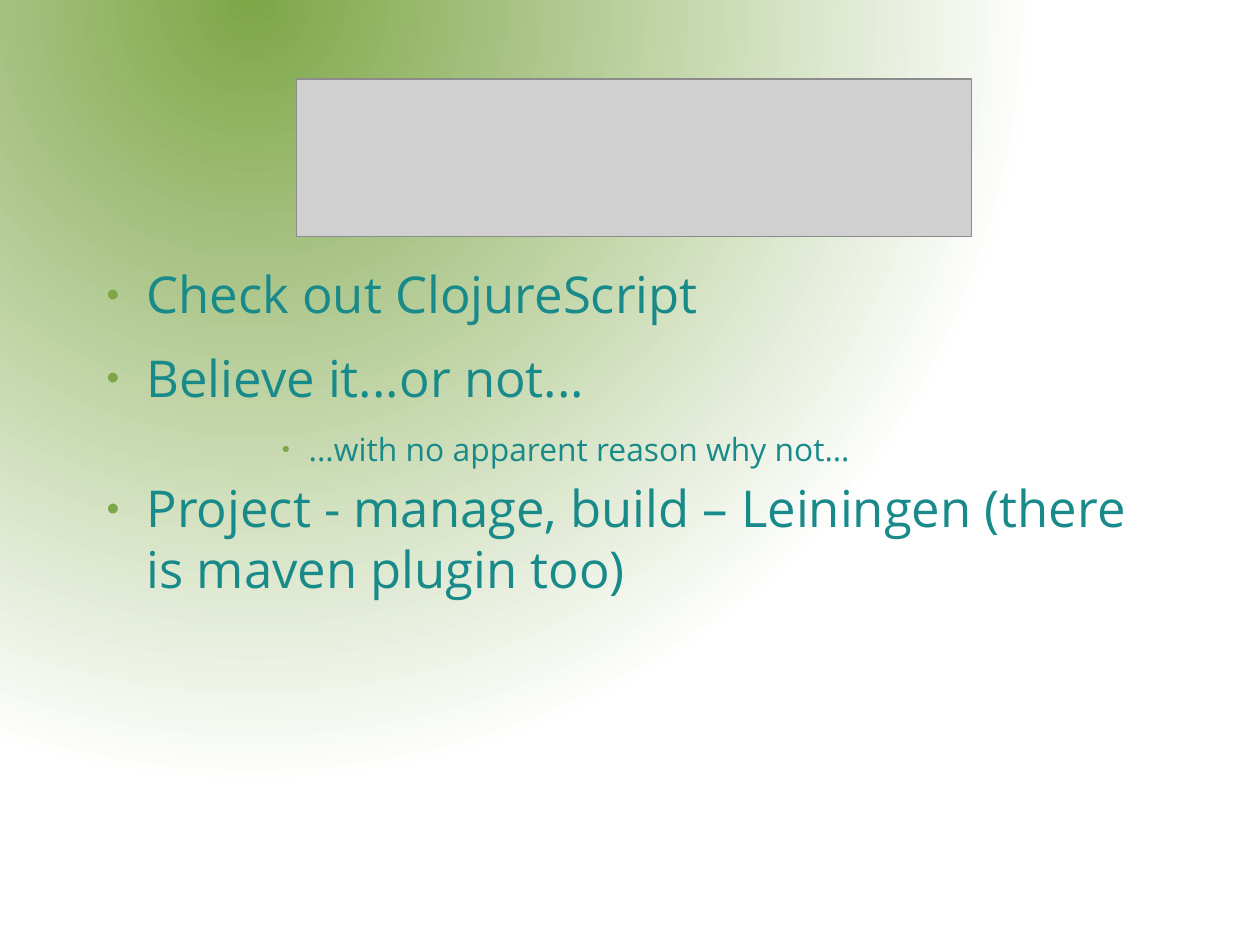
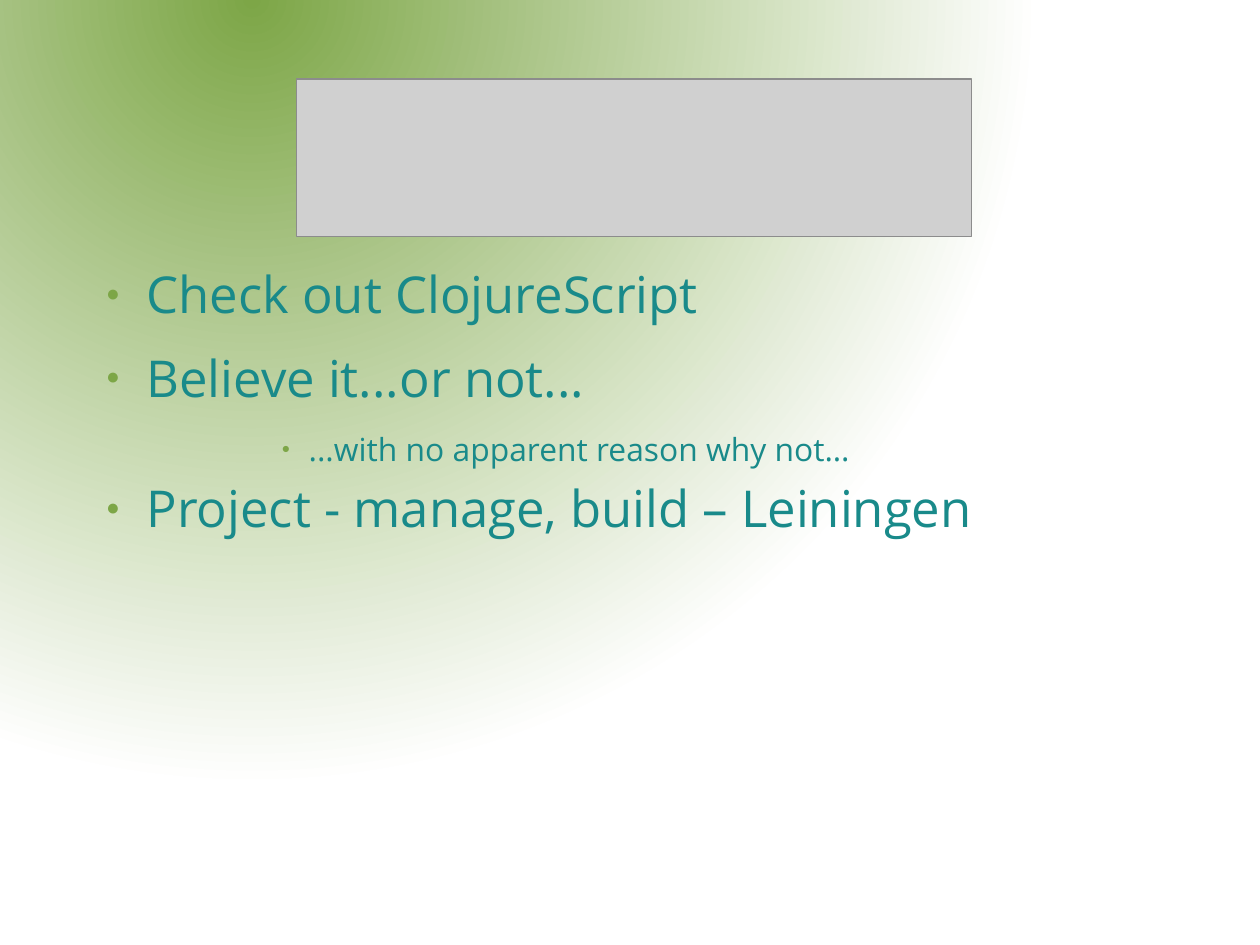
Before and after one commit to rssole/voxxed, a slide deck: slide 6 of resources/presentation/VoxxedDays.odp (slide 14 before the commit). Drawn at 1260x945 pixels with LibreOffice and Linux fonts; fonts in the diff are those of the drawing; grey boxes stand for pictures; background and template pictures are left out. Boxes give left, top, right and bottom in pixels: in the first picture for what was removed or moved away, otherwise in the second. Text is boxed around its words. In the diff, an @@ line names an element or a change of style, - is before the commit and + after.

```diff
--- a/resources/presentation/VoxxedDays.odp
+++ b/resources/presentation/VoxxedDays.odp
@@ text at (x1=147, y1=488, x2=971, y2=539): text changed @@
-● Project - manage, build – Leiningen (there is maven plugin too)
+● Project - manage, build – Leiningen
```
Also in this commit, not shown: 1 other slide changed, 1 slide added, 8 slides removed, 7 other files.
